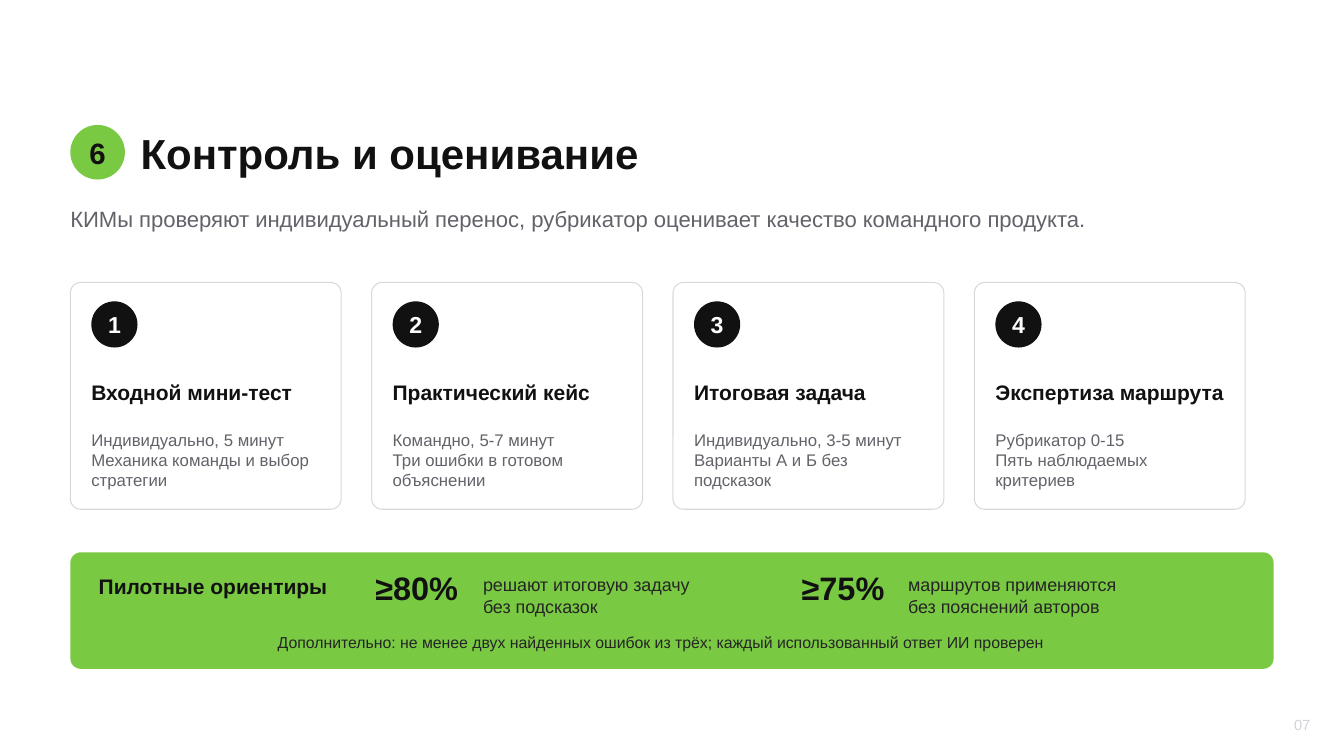
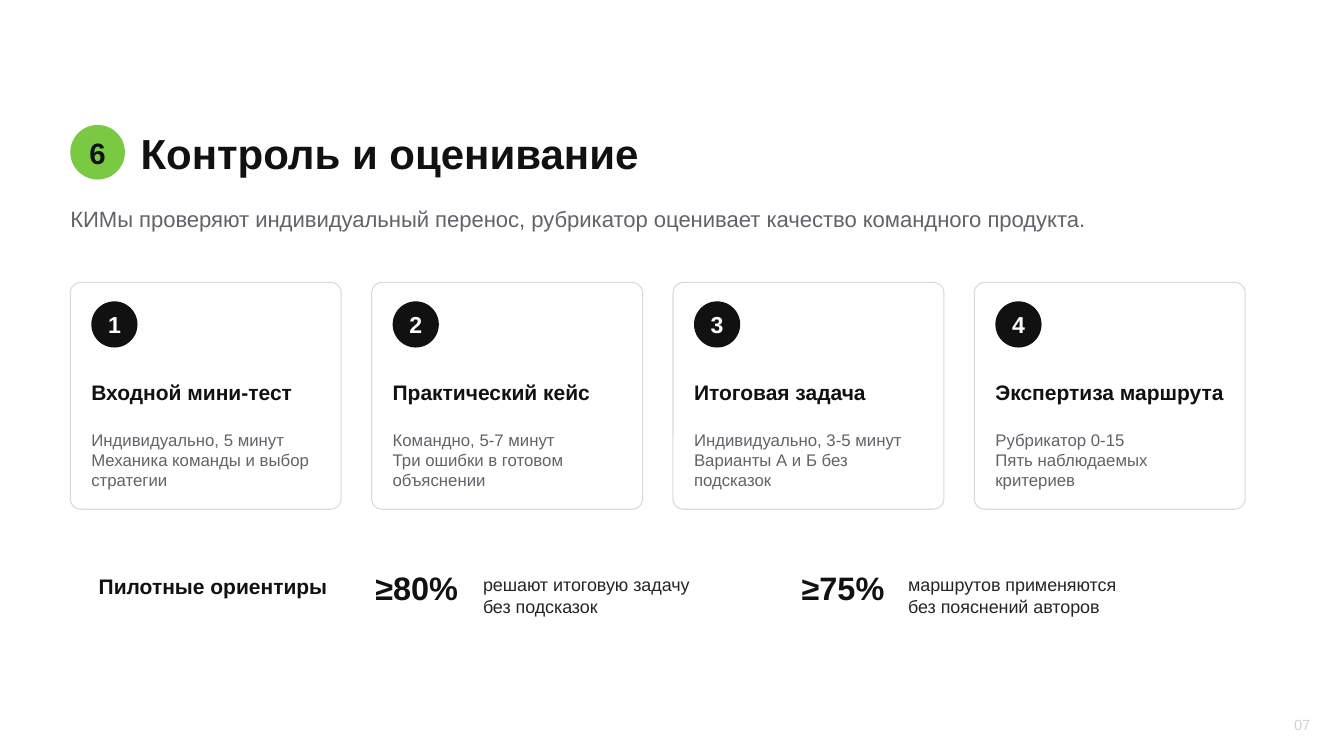
Before and after one commit to AlexeyDesyatnik/TuringTrainer, a slide deck: slide 7 of methodical-materials/Презентация_методической_разработки_v3.pptx. Drawn at 1344x756 pixels with LibreOffice and Linux fonts; fonts in the diff are those of the drawing; background and template pictures are left out. Boxes give left, top, right and bottom in pixels: in the first picture for what was removed or moved away, otherwise in the second. Text is boxed around its words. In the diff, an @@ line names an element or a change of style, - is before the commit and + after.

```diff
--- a/methodical-materials/Презентация_методической_разработки_v3.pptx
+++ b/methodical-materials/Презентация_методической_разработки_v3.pptx
@@ rounded rectangle removed at box(71, 553, 1274, 669) @@
@@ text removed at box(278, 636, 1043, 652) @@
-Дополнительно: не менее двух найденных ошибок из трёх; каждый использованный ответ ИИ проверен
```
Also in this commit, not shown: 5 other slides changed, 1 other file.
